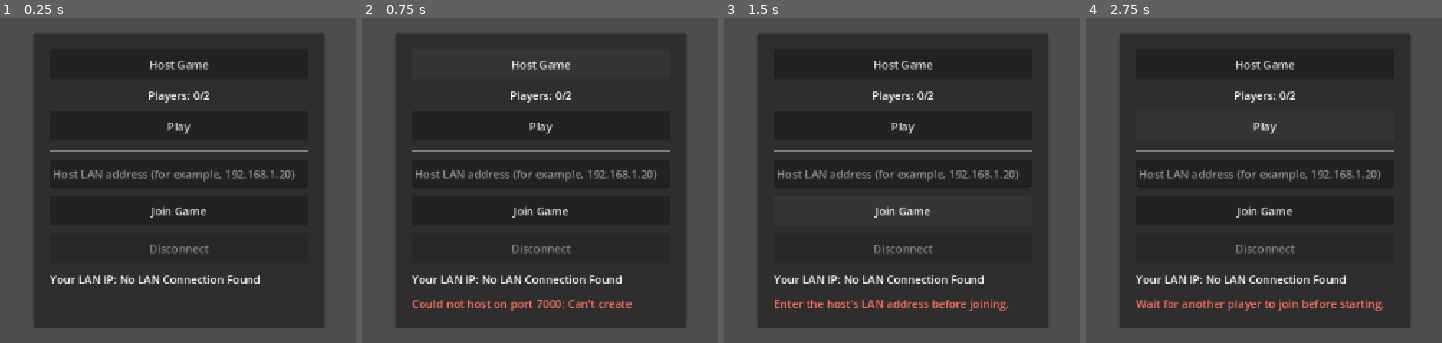
Above: before the commit, frames 1-4 (left to right).
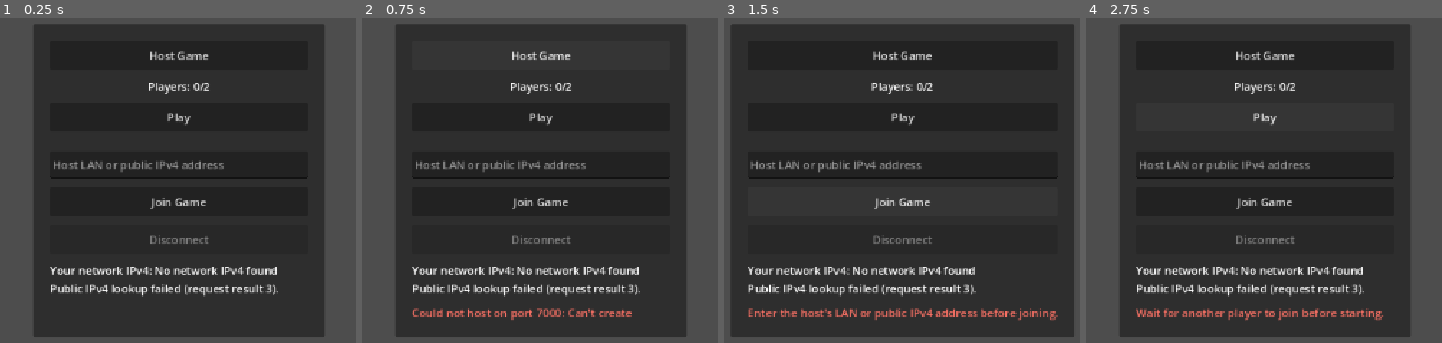
Above: after the commit, the same moments.

Repository: amechanos/Prototype-3
Game: Godot game, scene res://network_testing.tscn
The game is run twice, just before and just after one commit, with the same random seed, the same clock (stepped at 60 frames per second) and the same inputs.
Inputs:
- Up to frame 1 (0.25 s): no input
- Up to frame 2 (0.75 s): click "Host Game" at 0.5 s
- Up to frame 3 (1.5 s): click "Join Game" at 1.25 s
- Up to frame 4 (2.75 s): click "Play" at 2 s

The runs differ from the first frame. In frame 1, 11% of the frame differs, in the area x 9-92%, y 2-99%; in frame 2, 13%; in frame 3, 26%, in the area x 2-99%, y 2-99%; in frame 4, 13%.

Commit message:
Public Network Fix

Diff:
--- a/network_testing.gd
+++ b/network_testing.gd
@@ -4,6 +4,8 @@
 const MAX_REMOTE_PLAYERS := 1
 
 var _connection_active := false
+
+var _public_ip_request: HTTPRequest
 
 @onready var host_button: Button = %HostButton
 @onready var join_address: LineEdit = %JoinAddress
@@ -15,24 +17,68 @@
 @onready var ip_label: Label = %IP
 
 func get_my_local_ip() -> String:
-	# Loop through all network interfaces (Wi-Fi, Ethernet, Loopback)
+	var fallback_ipv4 := ""
 	for ip in IP.get_local_addresses():
-		# Filter for IPv4 addresses and ignore the local loopback (127.0.0.1)
 		if ip.contains(".") and not ip.begins_with("127."):
-			# Common router subnets: 192.168.x.x, 10.x.x.x, 172.16.x.x
-			if ip.begins_with("192.168.") or ip.begins_with("10.") or ip.begins_with("172."):
+			if fallback_ipv4.is_empty():
+				fallback_ipv4 = ip
+			if ip.begins_with("192.168.") or ip.begins_with("10."):
 				return ip
+			if ip.begins_with("172."):
+				var octets := ip.split(".")
+				if octets.size() == 4 and int(octets[1]) >= 16 and int(octets[1]) <= 31:
+					return ip
 
-	return "No LAN Connection Found"
+	return fallback_ipv4 if not fallback_ipv4.is_empty() else "No network IPv4 found"
 
 func _ready() -> void:
-	ip_label.text = "Your LAN IP: " + get_my_local_ip()
+	ip_label.text = "Your network IPv4: %s\nYour public IPv4: Looking up..." % get_my_local_ip()
+	_public_ip_request = HTTPRequest.new()
+	_public_ip_request.timeout = 10.0
+	_public_ip_request.request_completed.connect(_on_public_ip_request_completed)
+	add_child(_public_ip_request)
+	var request_error := _public_ip_request.request("https://api4.ipify.org")
+	if request_error != OK:
+		ip_label.text = "Your network IPv4: %s\nPublic IPv4 lookup failed: %s" % [
+			get_my_local_ip(),
+			error_string(request_error)
+		]
 
 	multiplayer.peer_connected.connect(_on_peer_connected)
 	multiplayer.peer_disconnected.connect(_on_peer_disconnected)
 	multiplayer.connected_to_server.connect(_on_connected_to_server)
 	multiplayer.connection_failed.connect(_on_connection_failed)
 	multiplayer.server_disconnected.connect(_on_server_disconnected)
+
+func _on_public_ip_request_completed(
+	result: int,
+	response_code: int,
+	_headers: PackedStringArray,
+	body: PackedByteArray
+) -> void:
+	if result != HTTPRequest.RESULT_SUCCESS:
+		ip_label.text = "Your network IPv4: %s\nPublic IPv4 lookup failed (request result %d)." % [
+			get_my_local_ip(),
+			result
+		]
+		return
+	if response_code != 200:
+		ip_label.text = "Your network IPv4: %s\nPublic IPv4 lookup failed (HTTP %d)." % [
+			get_my_local_ip(),
+			response_code
+		]
+		return
+
+	var public_ip := body.get_string_from_utf8().strip_edges()
+	#if not IP.is_valid_ip_address(public_ip):
+		#ip_label.text = "Your network IPv4: %s\nPublic IPv4 lookup returned an invalid address." % get_my_local_ip()
+		#return
+
+	ip_label.text = "Your network IPv4: %s\nYour public IPv4: %s\nForward UDP port %d for internet play." % [
+		get_my_local_ip(),
+		public_ip,
+		PORT
+	]
 
 func _on_host_pressed() -> void:
 	var peer := ENetMultiplayerPeer.new()
@@ -44,13 +90,16 @@
 	multiplayer.multiplayer_peer = peer
 	_connection_active = true
 	_set_connected_controls(true)
-	_set_status("Hosting on port %d. Give the other player the IP Address." % PORT)
+	_set_status("Hosting on UDP port %d. For internet play, share your public IPv4 and forward UDP %d." % [
+		PORT,
+		PORT
+	])
 	_update_players()
 
 func _on_join_pressed() -> void:
 	var address := join_address.text.strip_edges()
 	if address.is_empty():
-		_set_status("Enter the host's LAN address before joining.", true)
+		_set_status("Enter the host's LAN or public IPv4 address before joining.", true)
 		return
 
 	var peer := ENetMultiplayerPeer.new()
@@ -107,7 +156,7 @@
 
 func _on_connection_failed() -> void:
 	_reset_connection()
-	_set_status("Connection failed. Check the address, port, and local network.", true)
+	_set_status("Connection failed. Check the address, host firewall, UDP port forwarding, and network restrictions.", true)
 
 func _on_server_disconnected() -> void:
 	_reset_connection()
--- a/network_testing.tscn
+++ b/network_testing.tscn
@@ -59,7 +59,7 @@
 unique_name_in_owner = true
 custom_minimum_size = Vector2(0, 40)
 layout_mode = 2
-placeholder_text = "Host LAN address (for example, 192.168.1.20)"
+placeholder_text = "Host LAN or public IPv4 address"
 
 [node name="JoinButton" type="Button" parent="CenterContainer/PanelContainer/MarginContainer/Content" unique_id=1829355659]
 unique_name_in_owner = true
@@ -77,6 +77,7 @@
 [node name="IP" type="Label" parent="CenterContainer/PanelContainer/MarginContainer/Content" unique_id=1232701562]
 unique_name_in_owner = true
 layout_mode = 2
+autowrap_mode = 3
 
 [node name="Status" type="Label" parent="CenterContainer/PanelContainer/MarginContainer/Content" unique_id=470044561]
 unique_name_in_owner = true
--- a/project.godot
+++ b/project.godot
@@ -16,7 +16,7 @@
 
 config/name="blackjack"
 run/main_scene="res://network_testing.tscn"
-config/features=PackedStringArray("4.8", "GL Compatibility")
+config/features=PackedStringArray("4.7", "GL Compatibility")
 config/icon="res://icon.svg"
 
 [autoload]
Not shown, changed: Assets/Table_Board1.png.import
Not shown, changed: Placeholder/Board_Holder.jpg.import
Not shown, changed: icon.svg.import
